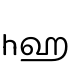
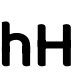
Layer changes from the first 72 x 72 image to the second:
added layer "latink" above "v7" over [1, 21, 71, 67]
added layer "v7" above "tmilk" over [1, 21, 71, 67]
